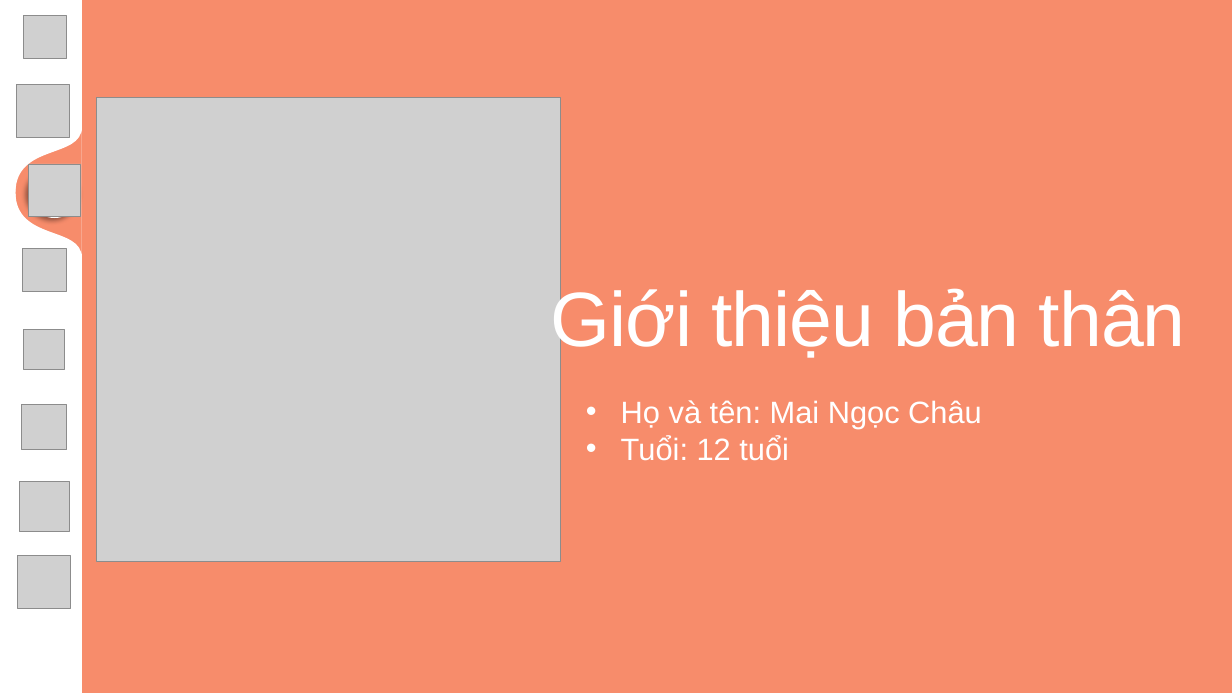
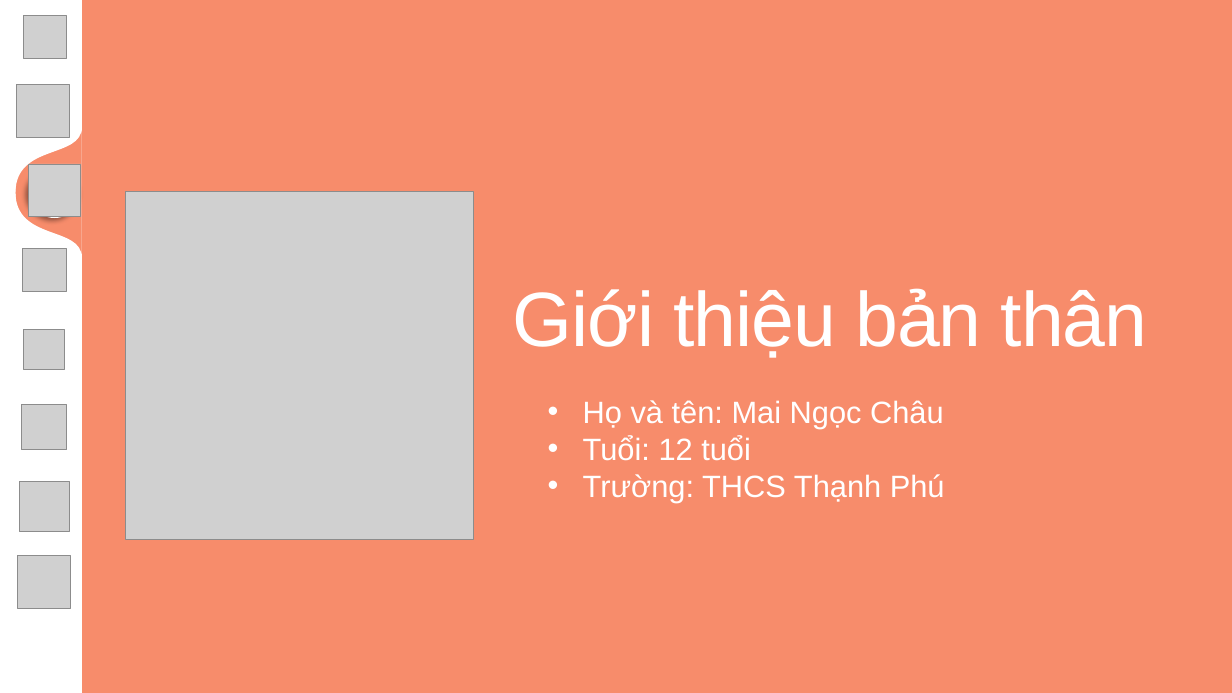
Before and after one commit to MaiNgocChau9/Python-App-A-, a slide deck: slide 8 of SPCK/SPCK.pptx. Drawn at 1232x693 pixels with LibreOffice and Linux fonts; fonts in the diff are those of the drawing; grey boxes stand for pictures; background and template pictures are left out. Boxes give left, top, right and bottom in pixels: in the first picture for what was removed or moved away, otherwise in the second. Text is boxed around its words. In the diff, an @@ line names an element or a change of style, - is before the commit and + after.

```diff
--- a/SPCK/SPCK.pptx
+++ b/SPCK/SPCK.pptx
@@ picture: place and size @@
-picture at bbox=[96, 98, 560, 562]
+picture at bbox=[126, 191, 474, 540]
@@ text "Giới thiệu bản thân" rewrapped from bbox=[551, 285, 1186, 361] to bbox=[513, 288, 1148, 358] @@
@@ text "Họ và tên: Mai Ngọc ...": place and size @@
-text "Họ và tên: Mai Ngọc ..." at bbox=[621, 400, 982, 461]
+text "Họ và tên: Mai Ngọc ..." at bbox=[583, 400, 945, 502]
@@ text at bbox=[583, 474, 945, 502]: paragraph added @@
+  • Trường: THCS Thạnh Phú
```
Also in this commit, not shown: 4 other slides changed, 5 slides added, 1 other file.
